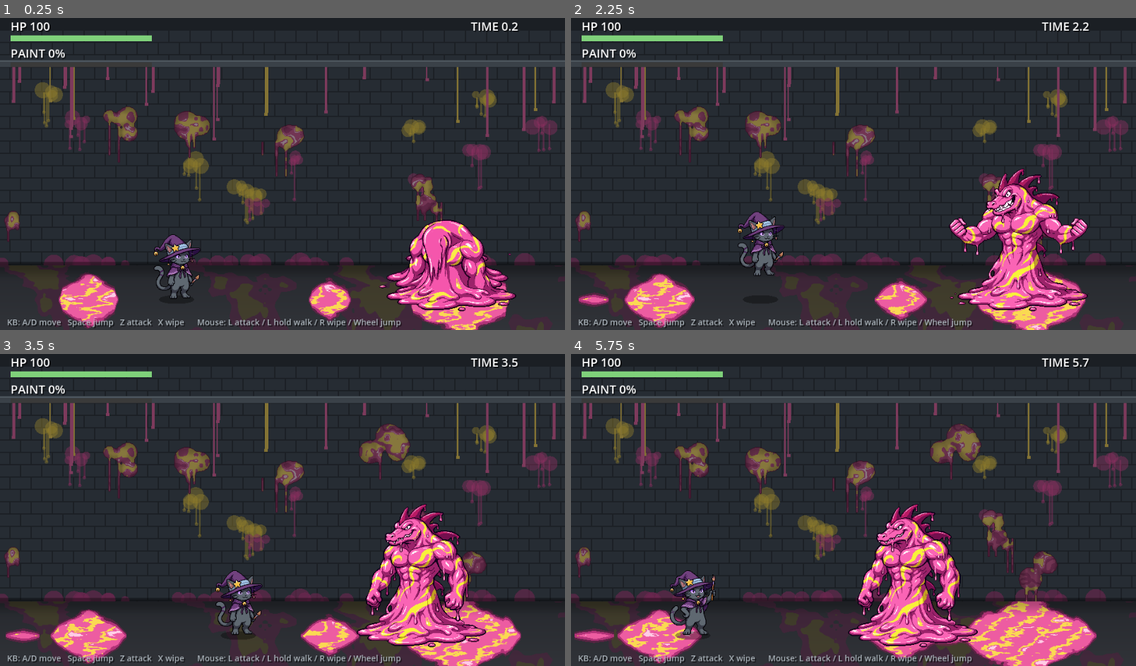
Above: before the commit, frames 1-4 (two rows, left to right).
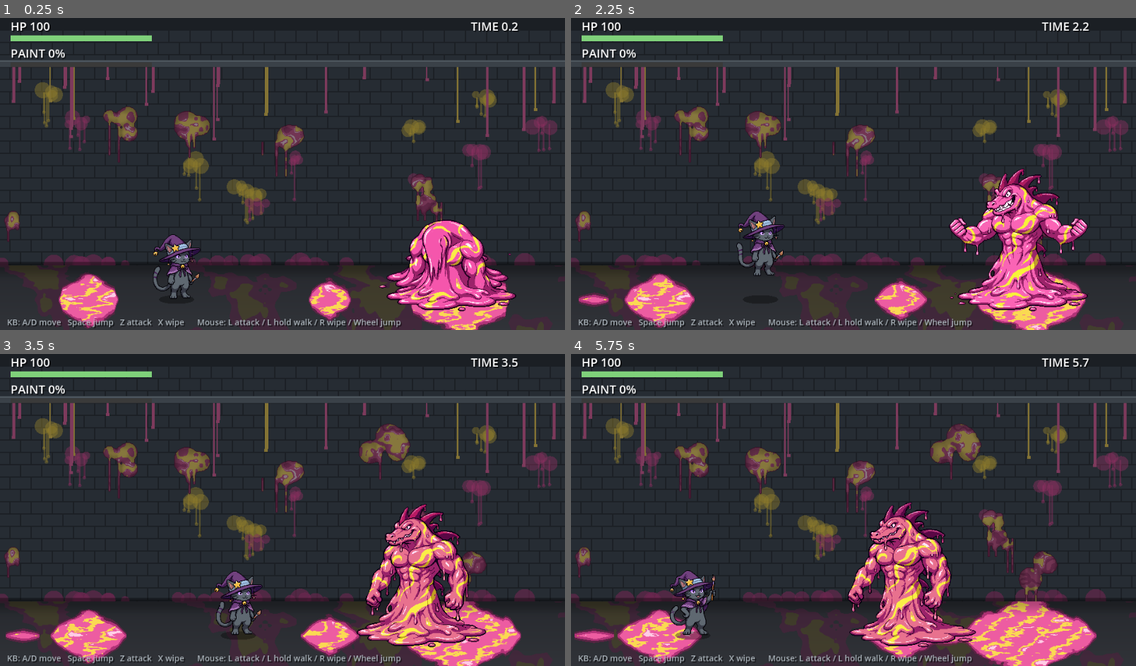
Above: after the commit, the same moments.

Repository: Dekaimo/sewer_proto
Game: Godot game, scene res://main.tscn
The game is run twice, just before and just after one commit, with the same random seed, the same clock (stepped at 60 frames per second) and the same inputs.
Inputs (mouse positions are in pixels of both pictures, inside the frame that each line leads up to):
- Up to frame 1 (0.25 s): no input
- Up to frame 2 (2.25 s): move the mouse to (977, 155) at 0.52 s; hold Right (right) 0.53-1.28 s; tap Z (attack) at 0.6 s; click (977, 155) at 0.67 s; tap Up (jump) at 0.77, 1.52 s; move the mouse to (740, 186) at 1.27 s; hold Left (left) 1.28-2.03 s; tap X (clean) at 1.35 s; move the mouse to (910, 102) at 2.02 s; hold Right (right) from 2.03 s (still down); tap Space at 2.1 s
- Up to frame 3 (3.5 s): move the mouse to (254, 572) at 2.77 s; release Right (right) at 2.78 s; hold W from 2.78 s (still down); tap J at 2.85 s; click (254, 572) at 2.92 s; tap Up (jump) at 3.02 s
- Up to frame 4 (5.75 s): move the mouse to (1023, 553) at 3.52 s; release W at 3.53 s; hold Left (left) from 3.53 s (still down); tap K at 3.6 s; tap Up (jump) at 3.77, 4.52 s; move the mouse to (684, 460) at 4.27 s; tap Z (attack) at 4.35 s; move the mouse to (881, 506) at 5.02 s; hold X (clean) from 5.03 s (still down); click (881, 506) at 5.17 s

The runs differ from the first frame. In frame 1, 0.3% of the frame differs, in the area x 27-36%, y 72-89%; in frame 2, 0.5%; in frame 3, 3.1%; in frame 4, 6.0%, in the area x 49-72%, y 47-94%.

Commit message:
Idle animations for cat and wani, wani crawl animation (palette-matched)
Co-Authored-By: Claude Opus 5.5 <noreply@anthropic.com>
Claude-Session: https://claude.ai/code/session_016eaBthCvKzWp812yLXmusx

Diff:
--- a/enemy.gd
+++ b/enemy.gd
@@ -27,6 +27,7 @@
 const HUG_SHADER = preload("res://hug_dirt.gdshader")
 var hug_mat: ShaderMaterial
 var hold_t := 0.0
+var last_x := 0.0
 var anim_t := 0.0
 var sprite: Sprite2D
 var emerge_frames: Array[Texture2D] = []
@@ -42,7 +43,7 @@
 	for k in ["windup", "spread", "hug"]:
 		var path := "res://assets/wani_pose_%s.png" % k
 		pose[k] = load(path) if ResourceLoader.exists(path) else IDLE
-	var counts := {"windup": 8, "charge": 6, "grab": 6, "hug": 9}
+	var counts := {"windup": 8, "charge": 6, "grab": 6, "hug": 9, "idle_anim": 8, "move": 8}
 	for k in counts:
 		var arr: Array[Texture2D] = []
 		var masks: Array[Texture2D] = []
@@ -99,7 +100,13 @@
 	if state == "sink" or state == "lurk" or state == "ambush":
 		_update_ambush(delta)
 		return
-	sprite.texture = IDLE
+	# 普段は呼吸、動いているときは這う動き（下の各状態で上書きされる）
+	var moved := absf(position.x - last_x) > 0.3
+	last_x = position.x
+	if moved and state in ["approach", "assist"]:
+		sprite.texture = anims["move"][int(anim_t * 9.0) % 8]
+	else:
+		sprite.texture = anims["idle_anim"][int(anim_t * 7.0) % 8]
 
 	var p = main.player
 	stun -= delta
--- a/player.gd
+++ b/player.gd
@@ -8,6 +8,12 @@
 	preload("res://assets/cat_1.png"),
 	preload("res://assets/cat_2.png"),
 	preload("res://assets/cat_3.png"),
+]
+const IDLE_ANIM := [
+	preload("res://assets/cat_idle_0.png"),
+	preload("res://assets/cat_idle_1.png"),
+	preload("res://assets/cat_idle_2.png"),
+	preload("res://assets/cat_idle_3.png"),
 ]
 const WALK := [
 	preload("res://assets/cat_walk_0.png"),
@@ -308,6 +314,9 @@
 		bob += delta * absf(vel.x) / 14.0
 		sprite.texture = WALK[int(bob) % 4]
 		sprite.position.y = 0.0
+	elif state == "normal" and f == 0:
+		# 待機の呼吸
+		sprite.texture = IDLE_ANIM[int(Time.get_ticks_msec() / 220) % 4]
 	elif state == "slipped":
 		sprite.position = Vector2(facing * 55.0, -32.0)   # 横倒しで床に寝そべる（足元を中心に）
 	else:
Binary file added: assets/cat_idle_0.png
Not shown, added: assets/cat_idle_0.png.import
Binary file added: assets/cat_idle_1.png
Not shown, added: assets/cat_idle_1.png.import
Binary file added: assets/cat_idle_2.png
Not shown, added: assets/cat_idle_2.png.import
Binary file added: assets/cat_idle_3.png
Not shown, added: assets/cat_idle_3.png.import
Binary file added: assets/wani_idle_anim_0.png
Not shown, added: assets/wani_idle_anim_0.png.import
Binary file added: assets/wani_idle_anim_1.png
Not shown, added: assets/wani_idle_anim_1.png.import
(and 28 more such lines)
